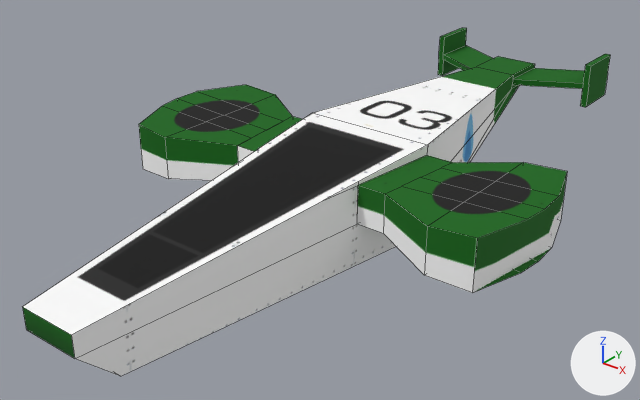
What one commit did to the FBX model UHSampleGame/Content/Objects/Copter/player04Ship01.fbx.
Rendered twice from a camera (50 mm lens) standing at (0.159, -0.212, 0.14) and looking at (0.002, -0.015, 0.018). The axes (+X, +Y, +Z) are drawn at lower right. The lights are the same throughout. Mesh edges are drawn as thin lines. Where no turn or scale is listed for an object, it has been applied to the vertices.
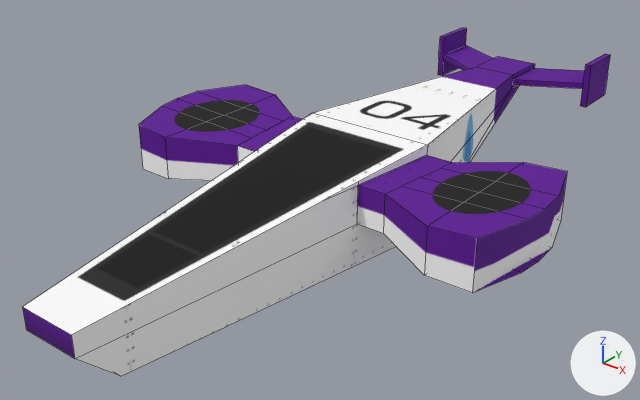
The edits, one by one:
Picture 'playerShip01PURPLE.tga' (img_playership01purple_tga) is new.
Material 'blinn1' (mat_blinn1) changes its picture from img_playership01green_tga to img_playership01purple_tga.

Where the change shows, as pixel boxes (x1, y1, x2, y2) in the pictures (640 x 400 px):
'pCube1', surface changed (green to purple)
    both: (23, 28, 610, 359)
